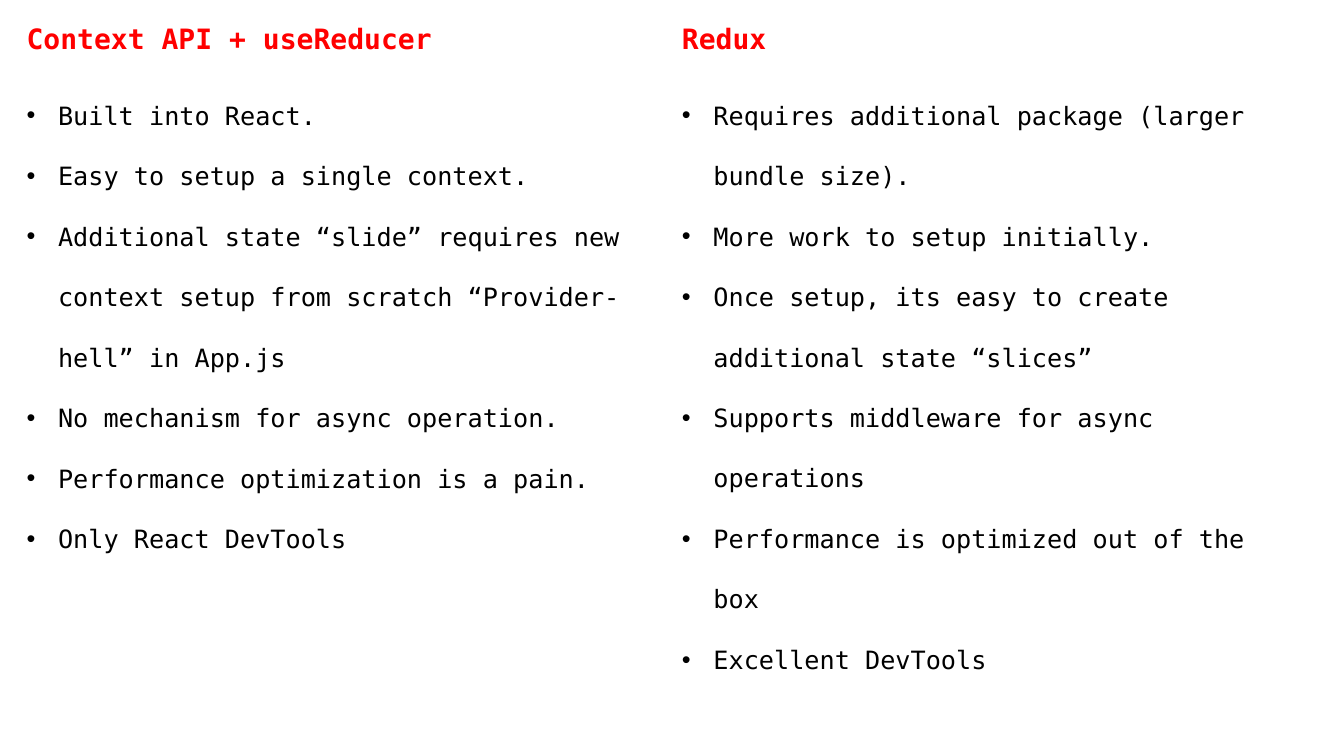
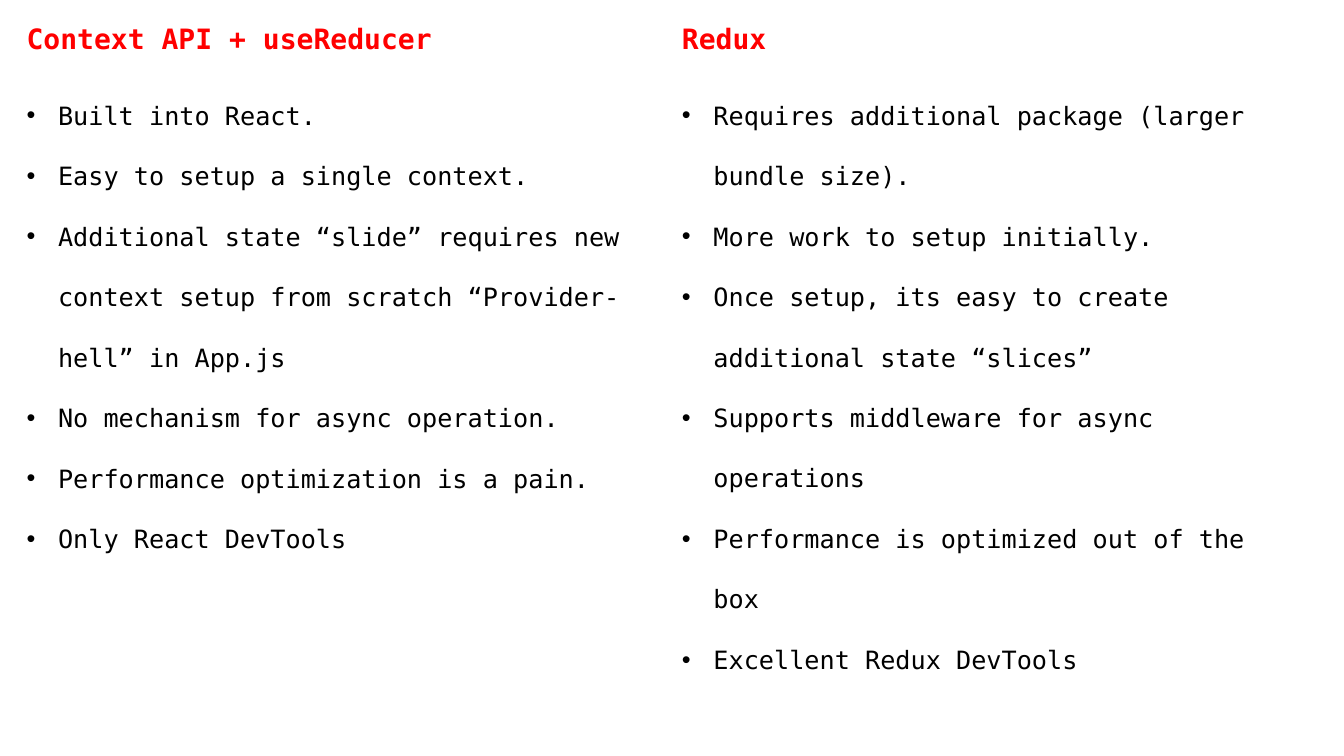
Before and after one commit to sujit-libi/react-js-batch-one, a slide deck: slide 2 of Day 52/Day 52 - Context API vs Redux.pptx. Drawn at 1344x756 pixels with LibreOffice and Linux fonts; fonts in the diff are those of the drawing. Boxes give left, top, right and bottom in pixels: in the first picture for what was removed or moved away, otherwise in the second. Text is boxed around its words. In the diff, an @@ line names an element or a change of style, - is before the commit and + after.

```diff
--- a/Day 52/Day 52 - Context API vs Redux.pptx
+++ b/Day 52/Day 52 - Context API vs Redux.pptx
@@ text at <box>713,649,1077,670</box>: text changed @@
-• Excellent DevTools
+• Excellent Redux DevTools
```
Also in this commit, not shown: 54 other files.
